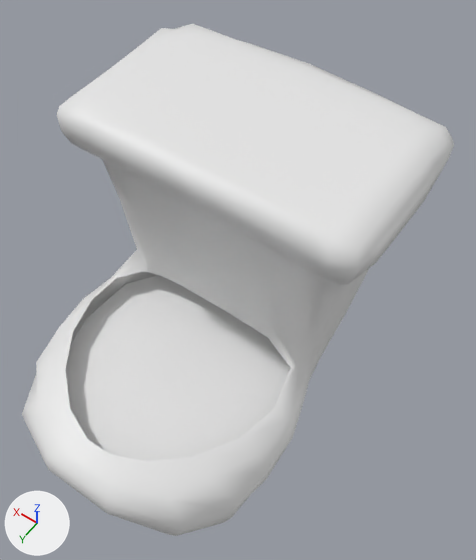
The FBX model Assets/environment/SM_TOILET.fbx: old version first, new version second.
Both versions are drawn from a camera (50 mm lens) standing at (-65.404, 11.402, 13.771) and looking at (-65.01, 10.85, 12.903). Every picture has the same lights, and +X, +Y and +Z are marked at lower left. The first picture is the older version. Where no turn or scale is listed for an object, it has been applied to the vertices.

The older version as bpy lines, for what is in view:
```python
me_mesh_006 = bpy.data.meshes.new('mesh.006')
me_mesh_006.from_pydata(...)  # 399 vertices, 378 faces; spans x -0.279..0.214, y -0.377..0.241, z -0.016..0.692
ob_sm_toilet_0001 = bpy.data.objects.new('SM_TOILET_0001', me_mesh_006)
ob_sm_toilet_0001.location = (-64.965, 11.012, 12.51)
```
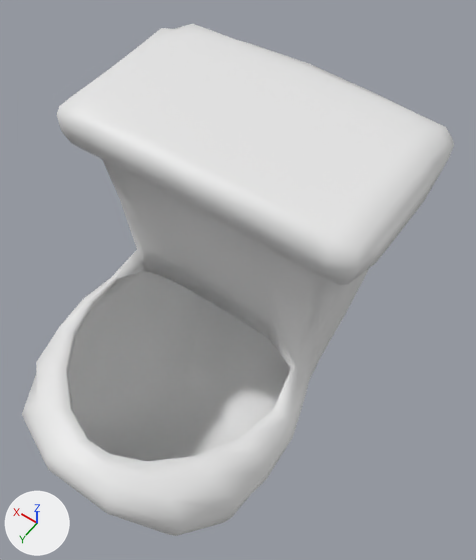
Boxes [x1, y1, x2, y2] around the edits, measured in the pictures (476 x 560 px):
part 1 of me_mesh_006, cut back: before [65, 275, 291, 461]; after [65, 255, 291, 461]

What changed in the scene script:
```text
Change me_mesh_006:
    used by ob_sm_toilet_0001; location = (-64.965, 11.012, 12.51)
    remove me_mesh_006.from_pydata(...)  # 399 vertices, 378 faces; spans x -0.279..0.214, y -0.377..0.241, z -0.016..0.692
    add me_mesh_006.from_pydata(...)  # 774 vertices, 772 faces; spans x -0.279..0.214, y -0.377..0.241, z -0.016..0.692
    me_mesh_006 part 1: 12 vertices removed from x -0.214..0.165, y -0.181..0.19, z 0.299; 387 vertices added at x -0.27..0.205, y -0.368..0.231, z -0.006..0.684
```
